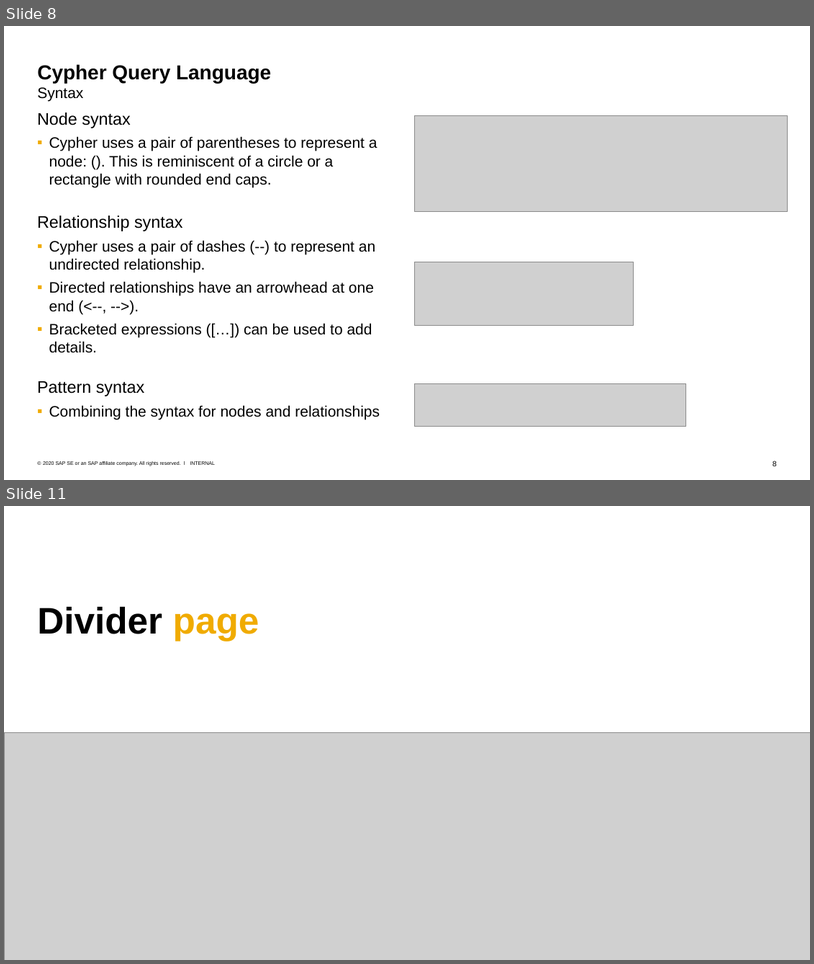
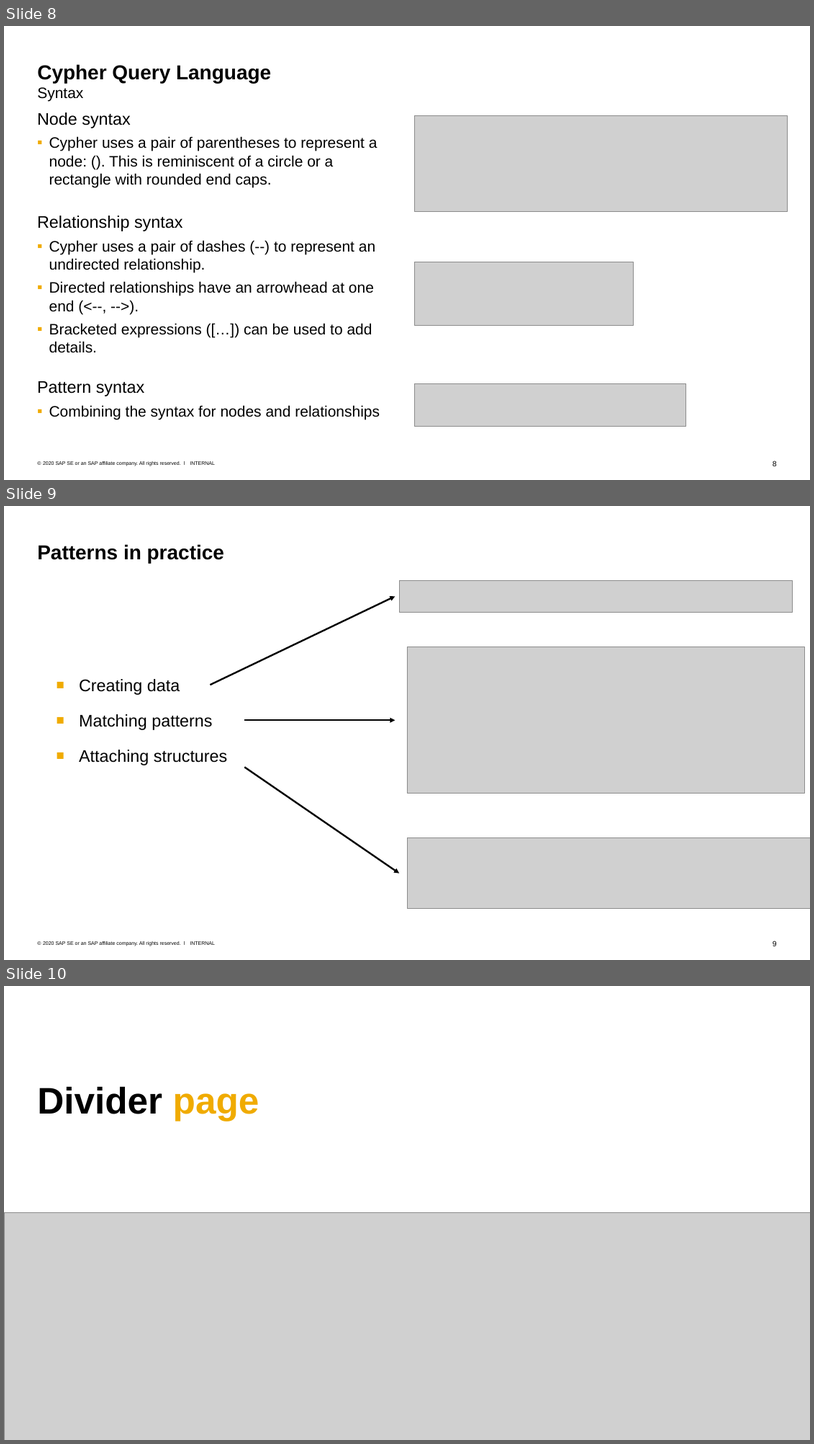
Before and after one commit to Voidkai/Survey_on_NoSQL, a slide deck: NoSQL/The_Survey_On_Neo4j.pptx. Shown one above the other, each under a label of ours: slides 8 and 11 before the commit, slides 8, 9 and 10 after it; the slides between them are not shown. The pictures are 814x964 and 814x1444 pixels, drawn with LibreOffice and Linux fonts; fonts in the diff are those of the drawing; grey boxes stand for pictures. Boxes give left, top, right and bottom in pixels: in the first picture for what was removed or moved away, otherwise in the second. Text is boxed around its words. In the diff, an @@ line names an element or a change of style, - is before the commit and + after.

```diff
--- a/NoSQL/The_Survey_On_Neo4j.pptx
+++ b/NoSQL/The_Survey_On_Neo4j.pptx
@@ slide 9 added at box(4, 506, 810, 960), background #FFFFFF; not listed: 3 template elements that a slide beside it also shows @@
@@ title added at box(37, 544, 224, 563), 24 pt, text #000000, bold @@
+Patterns in practice
@@ picture added at box(399, 580, 792, 613) @@
@@ arrow added from (210, 685) to (395, 596), #000000 2 pt @@
@@ picture added at box(407, 647, 805, 793) @@
@@ text added at box(79, 679, 227, 765), 20 pt, text #000000 @@
+■ Creating data
+■ Matching patterns
+■ Attaching structures
@@ arrow added from (244, 720) to (395, 720), #000000 2 pt @@
@@ arrow added from (244, 767) to (399, 873), #000000 2 pt @@
@@ picture added at box(407, 838, 810, 908) @@
@@ what was slide 11 is now slide 10 @@
```
Also in this commit, not shown: 2 slides changed, 2 other slides added.
